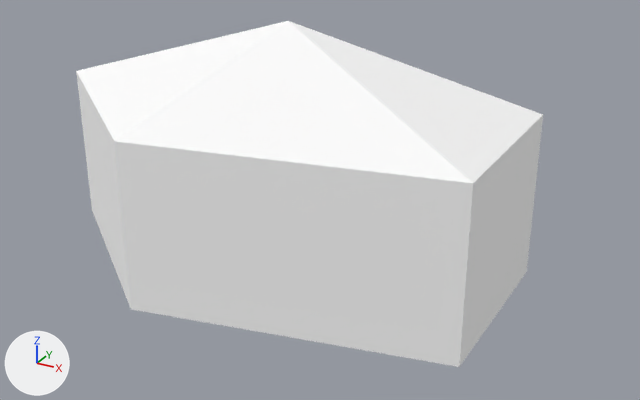
The glTF model game/assets/models/props-seed.glb, before and after one commit.
Rendered twice from a 50 mm camera at (2.01, -3.36, 1.65) aimed at (0.13, 0.05, -0.05). The axes (+X, +Y, +Z) are drawn at lower left. The lights are the same throughout. The older version comes first. Vertices at exactly the same position are counted once.
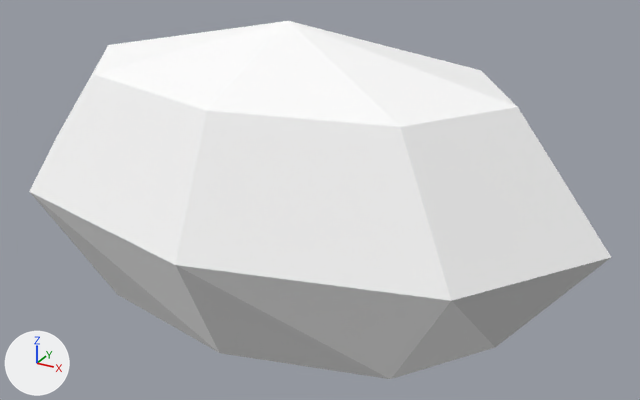
Diff of the bpy script that builds the scene:
```diff
--- a/game/assets/models/props-seed.glb.py
+++ b/game/assets/models/props-seed.glb.py
@@ me_mesh_0 @@
 # used by ob_mesh_0; location = (0.0, 0.0, 0.0)
-me_mesh_0.from_pydata(...)  # 18 vertices, 20 faces; spans x -1.3..1.05, y -0.74..0.74, z -0.8..0.8
+me_mesh_0.from_pydata(...)  # 36 vertices, 48 faces; spans x -1.5..1.5, y -0.9..0.9, z -0.8..0.8
+# me_mesh_0 part 1
+# 7 vertices are removed from x -1.3..1.05, y -0.74..0.74, z -0.4..0.4
+# 18 faces are deleted
+# 5 vertices move from x -1.3..-0.4, y -0.74..0.74, z -0.4..0.4 to x -1.06..-0.75, y -0.45..0.45, z -0.57..0.57
+# 25 vertices are added at x -1.5..1.5, y -0.9..0.9, z -0.8..0.57
+# 46 new faces join them
 me_mesh_0.materials.append(mat_material_0)
```

Location of each change, [x1, y1, x2, y2] in pixels of the pictures (640 x 400 px):
'Mesh_0', reshaped (25% wider): before [76, 21, 543, 367]; after [29, 21, 611, 379]
